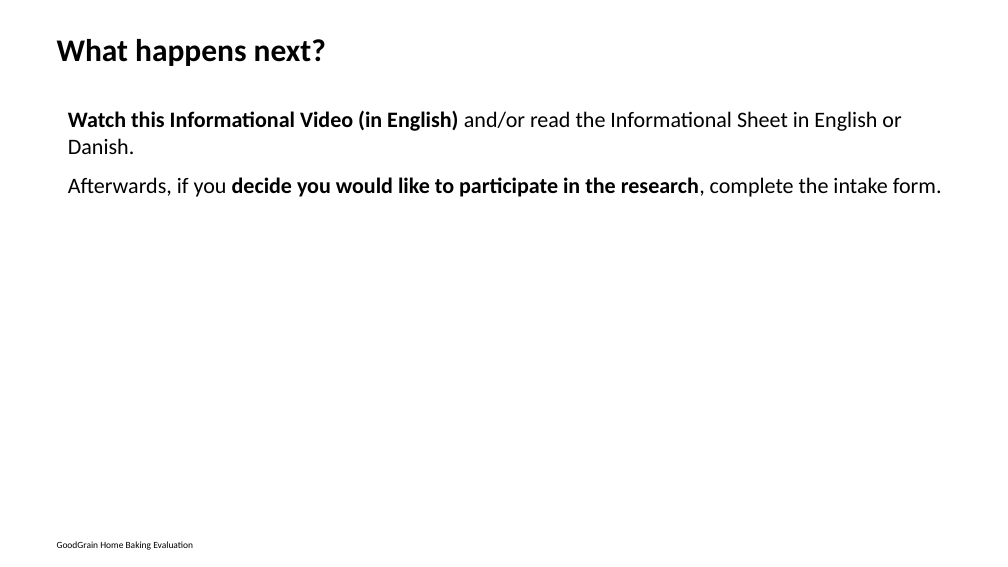
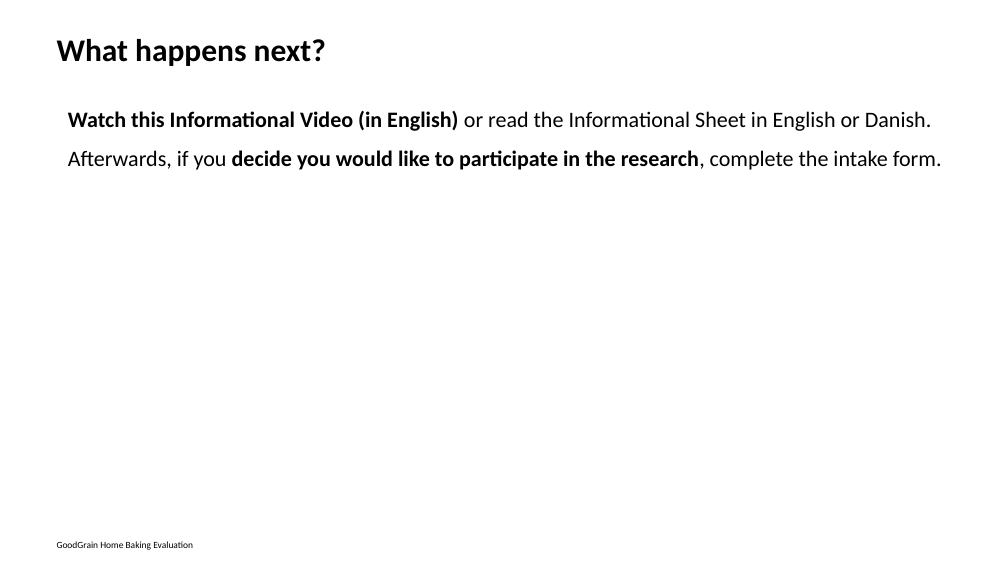
Before and after one commit to vanichols/GoodGrain, a slide deck: slide 4 of documents/informational sheet power point.pptx. Drawn at 1008x567 pixels with LibreOffice and Linux fonts; fonts in the diff are those of the drawing. Boxes give left, top, right and bottom in pixels: in the first picture for what was removed or moved away, otherwise in the second. Text is boxed around its words. In the diff, an @@ line names an element or a change of style, - is before the commit and + after.

```diff
--- a/documents/informational sheet power point.pptx
+++ b/documents/informational sheet power point.pptx
@@ text at bbox=[68, 111, 932, 131]: text changed @@
-Watch this Informational Video (in English) and/or read the Informational Sheet in English or Danish.
+Watch this Informational Video (in English) or read the Informational Sheet in English or Danish.
```
Also in this commit, not shown: 13 other slides changed, 2 slides added, 4 other files.
